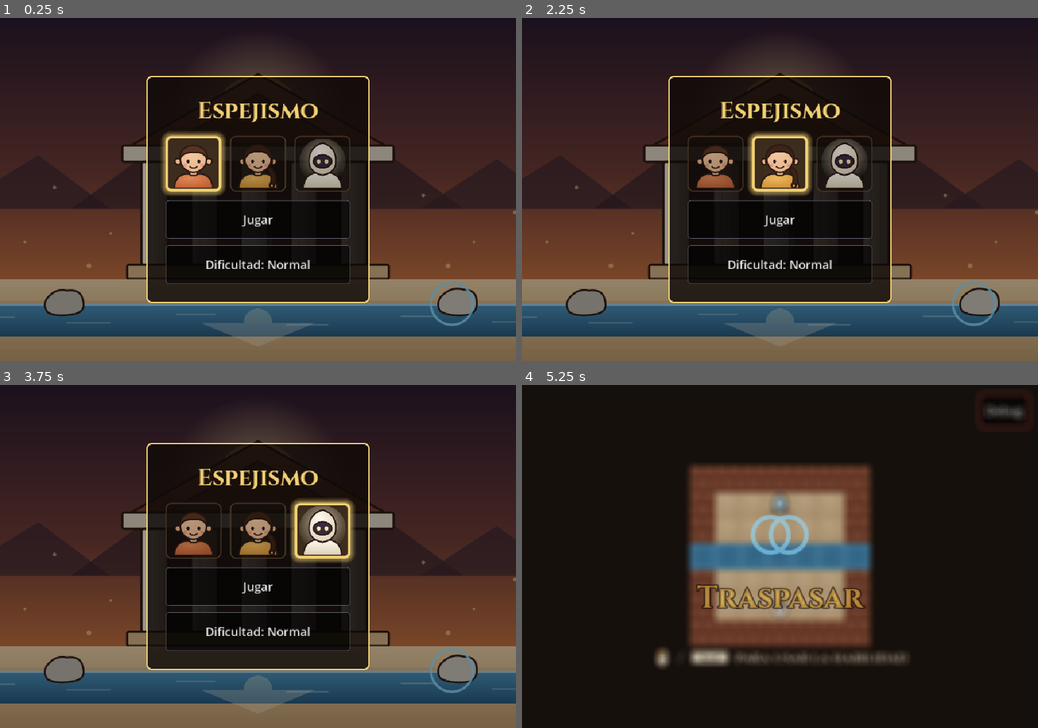
Above: before the commit, frames 1-4 (two rows, left to right).
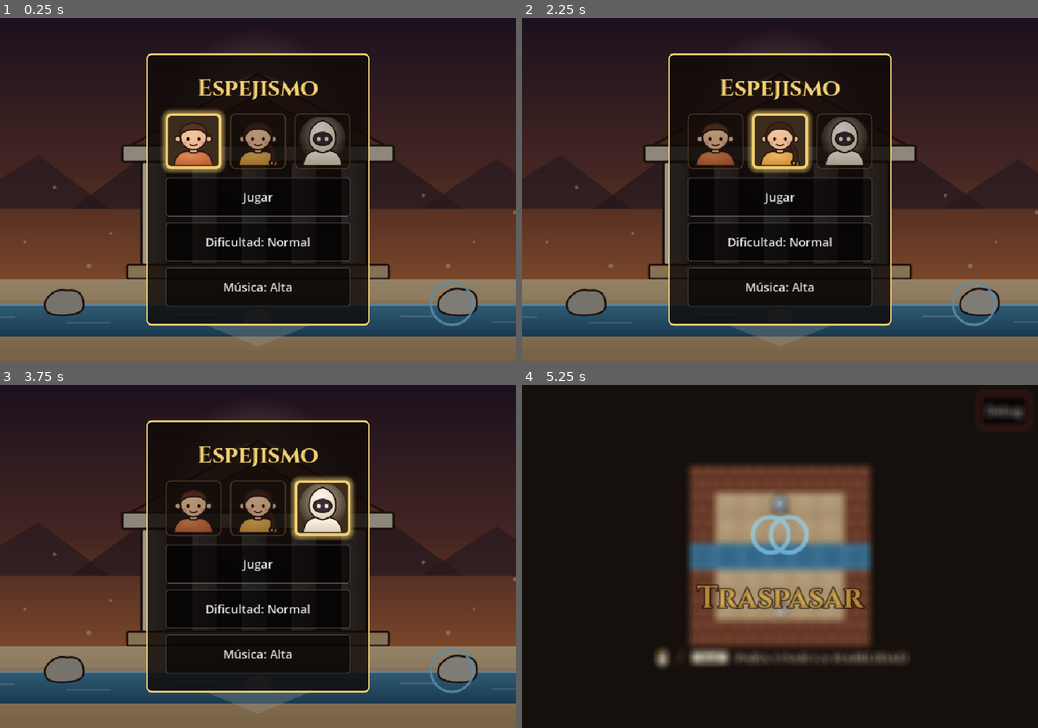
Above: after the commit, the same moments.

Repository: AngeloCS19/Juego
Game: Godot game, scene res://main.tscn
Same seed, same stepped clock (60 frames per second), same inputs: the game is played once before the commit and once after it.
Inputs (mouse positions are in pixels of both pictures, inside the frame that each line leads up to):
- Up to frame 1 (0.25 s): no input
- Up to frame 2 (2.25 s): click (718, 162) at 0.52 s; click (718, 141) at 1.27 s; click (780, 162) at 2.02 s
- Up to frame 3 (3.75 s): click (258, 508) at 2.77 s; click (319, 529) at 3.52 s
- Up to frame 4 (5.25 s): click (841, 508) at 4.27 s; click "Jugar" at 5 s

The runs differ from the first frame. In frame 1, 12% of the frame differs, in the area x 28-72%, y 10-90%; in frame 2, 12%; in frame 3, 12%; in frame 4, nothing differs.

Commit message:
Sonido: música del templo por capas que se cruza al Traspasar
Ocarina y marimba en tres capas (marimba, bajo, ocarina) que se suman a lo largo
del templo; cada capa con versión normal y espiritual en sincronía. Volumen de
música en el menú. El empujón dura 0,3 s, como el sonido de la piedra.

Co-Authored-By: Claude Opus 5.5 (1M context) <noreply@anthropic.com>
Claude-Session: https://claude.ai/code/session_011ihE1MbjKDSo33QFcsuEJ8

Diff:
--- a/scripts/main.gd
+++ b/scripts/main.gd
@@ -67,6 +67,7 @@
 var _menu: Menu
 var _dialogo: Dialogo
 var _cortina: Cortina
+var musica := Musica.new()
 var _empezada := false  # si ya se tocó Jugar: el menú inicial ofrece Continuar
 const ICONO_GIRAR_IZQ := preload("res://assets/sprites/icono_girar_izq.svg")
 const ICONO_GIRAR_DER := preload("res://assets/sprites/icono_girar_der.svg")
@@ -87,6 +88,7 @@
 	# funcionando (ALWAYS) para atender los botones; la sala, dentro de Pivote, se detiene con todo y su reloj.
 	process_mode = Node.PROCESS_MODE_ALWAYS
 	pivote.process_mode = Node.PROCESS_MODE_PAUSABLE
+	add_child(musica)
 	var lista: Array[Habilidad] = [Traspasar.new(), Reflejo.new()]
 	barra = BarraHabilidades.new(lista)
 	barra.pedida.connect(_elegir)
@@ -335,6 +337,8 @@
 	var todas := ["traspasar", "reflejo"]
 	barra.configurar(todas if _todas_habilidades else sala.datos.get("habilidades", todas))
 	_iniciar_tutorial()
+	# El jefe, la huida y el altar tendrán su propia música; por ahora ahí no suena la del templo.
+	musica.tocar(0 if sala is SalaJefe or sala is SalaHuida or sala is SalaAltar else Musica.capas_en(indice))
 	_on_plano_cambiado(false)
 	_hablar(sala.datos.get("dialogo", []))
 
@@ -525,6 +529,7 @@
 func _on_plano_cambiado(espiritual: bool) -> void:
 	RenderingServer.set_default_clear_color(FONDO_ESPIRITUAL if espiritual else FONDO_NORMAL)
 	barra.bloquear(espiritual)  # mientras dura Traspasar, las demás habilidades se apagan
+	musica.plano(espiritual)
 
 
 ## Abre una ventana del menú y pausa el juego.
@@ -549,6 +554,7 @@
 	else:
 		opciones.append(["Jugar", func(): _empezada = true; _seguir()])
 	opciones.append([_texto_dificultad(), _cambiar_dificultad.bind(_menu_inicio)])
+	opciones.append([musica.texto_volumen(), func(): musica.cambiar_volumen(); _menu_inicio()])
 	_abrir("Espejismo", "", opciones, true, RETRATOS_PERSONAJE)
 
 
@@ -556,6 +562,7 @@
 	_abrir("Pausa", "", [
 		["Seguir", _seguir],
 		[_texto_dificultad(), _cambiar_dificultad.bind(_menu_pausa)],
+		[musica.texto_volumen(), func(): musica.cambiar_volumen(); _menu_pausa()],
 		["Menú inicial", _menu_inicio],
 	])
 
--- /dev/null
+++ b/scripts/musica.gd
@@ -0,0 +1,96 @@
+class_name Musica
+extends Node
+## Música del Templo del Río (ocarina y marimba). La pieza viene en capas: marimba, bajo y ocarina.
+## Cada capa está grabada dos veces con el mismo largo: la del plano normal y la del espiritual
+## (filtrada, con más eco y un brillo cristalino). Las seis suenan siempre a la vez, en sincronía,
+## y solo cambia cuáles se oyen: así, al Traspasar la música se cruza sin cortarse.
+## Los archivos salen de tools/musica/ (ver el README).
+
+const CAPAS := ["marimba", "bajo", "ocarina"]
+## Índice de SALAS (main.gd) desde el que suena cada capa: la pieza se arma a lo largo del templo.
+const DESDE := [0, 6, 12]
+const CRUCE := 0.6  # segundos que tarda la música en pasar de un plano al otro
+const ENTRADA := 3.0  # segundos que tarda una capa nueva en entrar
+const SILENCIO := -60.0  # dB: tan bajo que no se oye
+const VOLUMENES := [0.0, -10.0, SILENCIO]  # Alta, Media, Apagada (dB del bus "Musica")
+const NOMBRES_VOLUMEN := ["Alta", "Media", "Apagada"]
+
+var volumen := 0  # índice en VOLUMENES
+var _normal: Array[AudioStreamPlayer] = []
+var _espiritual: Array[AudioStreamPlayer] = []
+var _capas := 0  # cuántas capas se oyen
+var _en_espiritual := false
+var _tween: Tween
+
+
+func _ready() -> void:
+	process_mode = Node.PROCESS_MODE_ALWAYS  # sigue sonando con el menú abierto
+	# Un bus de audio propio para la música: el menú cambia su volumen sin tocar los efectos.
+	AudioServer.add_bus()
+	AudioServer.set_bus_name(AudioServer.bus_count - 1, "Musica")
+	for capa in CAPAS:
+		_normal.append(_crear("res://assets/musica/templo_%s_normal.ogg" % capa))
+		_espiritual.append(_crear("res://assets/musica/templo_%s_espiritual.ogg" % capa))
+
+
+func _crear(ruta: String) -> AudioStreamPlayer:
+	var p := AudioStreamPlayer.new()
+	var stream: AudioStreamOggVorbis = load(ruta)
+	stream.loop = true  # los archivos están hechos para empalmar el final con el inicio
+	p.stream = stream
+	p.bus = "Musica"
+	p.volume_db = SILENCIO
+	add_child(p)
+	return p
+
+
+## Cuántas capas suenan en la sala "indice" (0 en las salas sin esta música).
+static func capas_en(indice: int) -> int:
+	return DESDE.filter(func(desde): return indice >= desde).size()
+
+
+## Elige cuántas capas se oyen. Con 0 la música se apaga.
+func tocar(capas: int) -> void:
+	if capas > 0 and not _normal[0].playing:
+		for p in _normal + _espiritual:
+			p.play()  # todas juntas, en el mismo cuadro, para que queden en sincronía
+	_capas = capas
+	_mezclar(ENTRADA)
+
+
+## El jugador cambió de plano: se cruza a la versión del otro plano.
+func plano(espiritual: bool) -> void:
+	if espiritual != _en_espiritual:
+		_en_espiritual = espiritual
+		_mezclar(CRUCE)
+
+
+## Lleva cada reproductor a su volumen: se oyen las capas activas, solo en el plano actual.
+func _mezclar(duracion: float) -> void:
+	if _tween:
+		_tween.kill()
+	_tween = create_tween().set_parallel()
+	for i in CAPAS.size():
+		var activa := i < _capas
+		_fundir(_normal[i], activa and not _en_espiritual, duracion)
+		_fundir(_espiritual[i], activa and _en_espiritual, duracion)
+
+
+## Sube o baja un reproductor. Se interpola el volumen lineal (no los dB): así, a mitad del
+## cruce, las dos versiones suman lo mismo que una sola y la música no baja de golpe.
+func _fundir(p: AudioStreamPlayer, oir: bool, duracion: float) -> void:
+	var hacia := 1.0 if oir else 0.0
+	_tween.tween_method(func(v: float): p.volume_db = linear_to_db(maxf(v, 0.001)), db_to_linear(p.volume_db), hacia, duracion)
+
+
+## Pasa al siguiente volumen (Alta, Media, Apagada) y devuelve su nombre para el menú.
+func cambiar_volumen() -> String:
+	volumen = (volumen + 1) % VOLUMENES.size()
+	var bus := AudioServer.get_bus_index("Musica")
+	AudioServer.set_bus_volume_db(bus, VOLUMENES[volumen])
+	AudioServer.set_bus_mute(bus, VOLUMENES[volumen] == SILENCIO)
+	return texto_volumen()
+
+
+func texto_volumen() -> String:
+	return "Música: " + NOMBRES_VOLUMEN[volumen]
--- a/scripts/sala.gd
+++ b/scripts/sala.gd
@@ -51,7 +51,8 @@
 const CELESTE := Color(0.55, 0.85, 1.0)
 const COLOR_LAVA := Color(0.95, 0.4, 0.2)
 # Animaciones: solo cambian el dibujo. Las reglas ya cambiaron al instante, así las pruebas no esperan.
-const DURACION_PASO := 0.12  # segundos que tarda en verse un paso o un empujón
+const DURACION_PASO := 0.12  # segundos que tarda en verse un paso
+const DURACION_EMPUJE := 0.3  # un empujón es más lento: dura lo mismo que el sonido de la piedra que se arrastra
 const DURACION_REFLEJO := 0.6  # lo que tarda el reflejo en viajar al otro lado del eje: se ve, es lo que se aprende
 const DURACION_CAIDA := 0.6  # main.gd espera esto antes de abrir la ventana de derrota
 const DURACION_SALIDA := 0.6  # el personaje entra al espejo; main.gd espera esto antes de la cortina
@@ -75,6 +76,7 @@
 var _vis := {}  # posiciones dibujadas (en píxeles); siguen a las reales con suavidad (ver _seguir)
 var _angulo := 0.0  # ángulo dibujado del jugador
 var _t_plano := 0.0  # tiempo desde que se entró al plano espiritual
+var _duracion_jugador := DURACION_PASO  # DURACION_EMPUJE mientras camina detrás de una piedra
 var _caida_t := DURACION_CAIDA  # tiempo desde la última caída (DURACION_CAIDA o más: no está cayendo)
 var _caida_en := Vector2.ZERO
 var _salida_t := DURACION_SALIDA  # tiempo desde que llegó al espejo (DURACION_SALIDA o más: no está entrando)
@@ -144,6 +146,7 @@
 	mirando = dir
 	queue_redraw()
 	if transitable(jugador + dir):
+		_duracion_jugador = DURACION_PASO
 		_avanzar(dir)
 	_accion()
 
@@ -158,6 +161,7 @@
 func empujar_enfrente() -> bool:
 	if not hay_empujable_enfrente() or not _empujar(piedra_en(jugador + mirando), mirando):
 		return false
+	_duracion_jugador = DURACION_EMPUJE  # el jugador avanza al paso de la piedra
 	_avanzar(mirando)
 	_accion()
 	return true
@@ -221,12 +225,12 @@
 	_salida_t += delta
 	_prenda_t += delta
 	_mancha_t += delta
-	_seguir("jugador", _centro(jugador), delta)
+	_seguir("jugador", _centro(jugador), delta, _duracion_jugador)
 	_angulo = lerp_angle(_angulo, Vector2(mirando).angle() + PI / 2, minf(1.0, delta * 20.0))
 	for p in piedras:
 		var destino := _centro(p["pos"])
 		var v: Vector2 = p.get("vis", destino)
-		p["vis"] = destino if v.distance_to(destino) > TAM * 2.5 else v.move_toward(destino, TAM * delta / DURACION_PASO)
+		p["vis"] = destino if v.distance_to(destino) > TAM * 2.5 else v.move_toward(destino, TAM * delta / DURACION_EMPUJE)
 		p["t_marca"] = p.get("t_marca", 1.0) + delta
 	queue_redraw()
 
--- a/tests/test_reflexion.gd
+++ b/tests/test_reflexion.gd
@@ -20,6 +20,12 @@
 		var r := Reflexion.new(eje, 2)
 		var p := Vector2i(7, -3)
 		_igual(r.aplicar(r.aplicar(p)), p, "%s: reflejar dos veces vuelve al inicio" % eje)
+
+	# Música: la pieza del templo se arma por capas, y cada capa tiene su versión de cada plano.
+	_igual([Musica.capas_en(0), Musica.capas_en(Musica.DESDE[1]), Musica.capas_en(99)], [1, 2, 3], "capas de la música por sala")
+	for capa in Musica.CAPAS:
+		for plano in ["normal", "espiritual"]:
+			_igual(load("res://assets/musica/templo_%s_%s.ogg" % [capa, plano]) is AudioStreamOggVorbis, true, "música %s %s" % [capa, plano])
 
 	for ruta in DirAccess.get_files_at("res://salas"):
 		if ruta.ends_with(".json"):
Not shown, changed: CLAUDE.md
Not shown, changed: README.md
Not shown, added: assets/musica/templo_bajo_espiritual.ogg
Not shown, added: assets/musica/templo_bajo_normal.ogg
Not shown, added: assets/musica/templo_marimba_espiritual.ogg
Not shown, added: assets/musica/templo_marimba_normal.ogg
Not shown, added: assets/musica/templo_ocarina_espiritual.ogg
Not shown, added: assets/musica/templo_ocarina_normal.ogg
Not shown, changed: docs/arte.md
Not shown, added: tools/musica/render.js
Not shown, added: tools/musica/sonido.html
